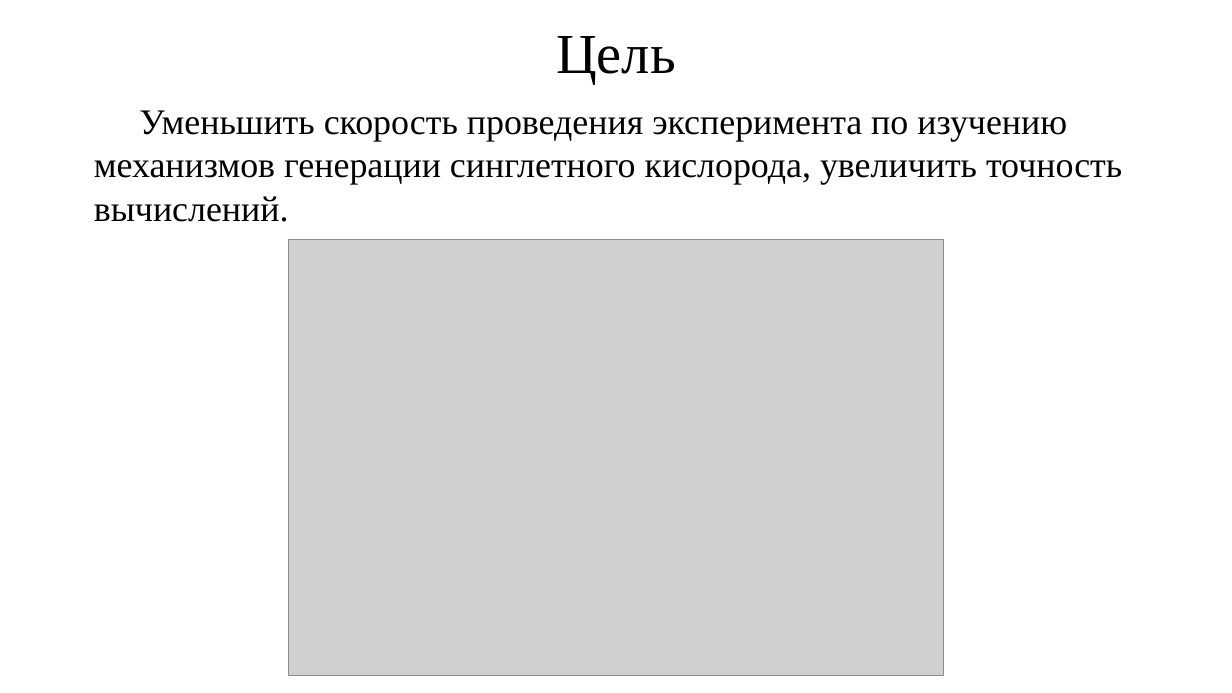
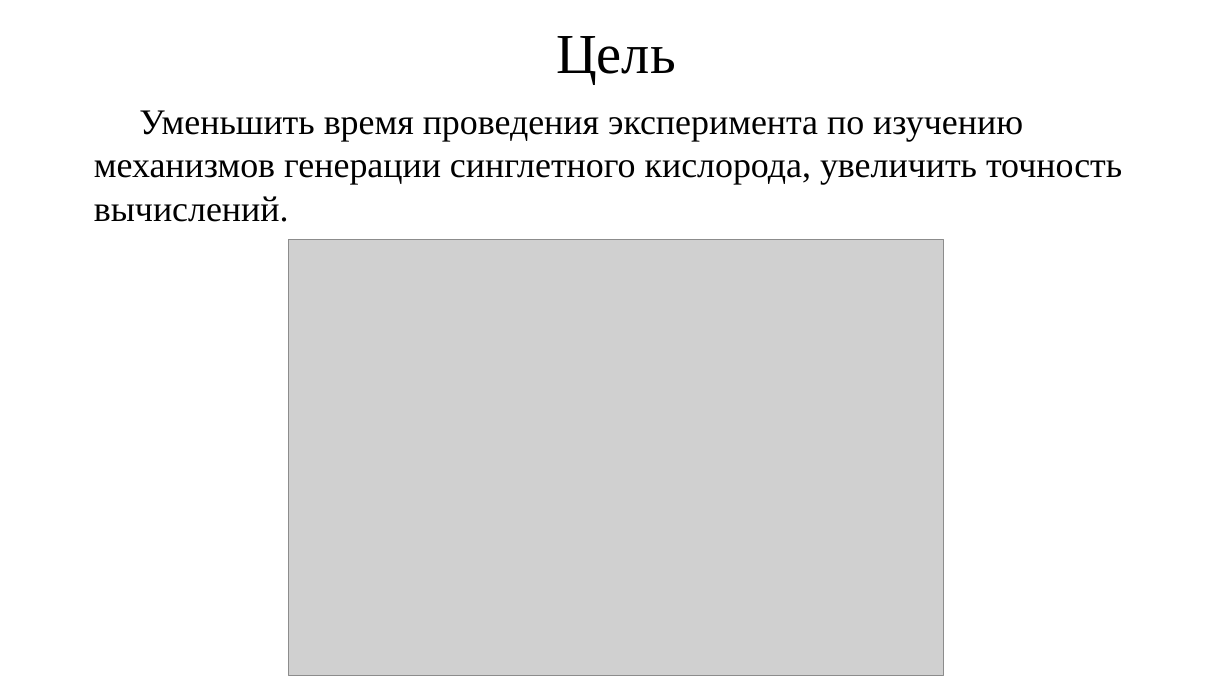
Before and after one commit to KeroDeep/Education, a slide deck: slide 4 of Novosibirsk_State_University/Дипломная работа/Зачет.pptx. Drawn at 1232x693 pixels with LibreOffice and Linux fonts; fonts in the diff are those of the drawing; grey boxes stand for pictures. Boxes give left, top, right and bottom in pixels: in the first picture for what was removed or moved away, otherwise in the second. Text is boxed around its words. In the diff, an @@ line names an element or a change of style, - is before the commit and + after.

```diff
--- a/Novosibirsk_State_University/Дипломная работа/Зачет.pptx
+++ b/Novosibirsk_State_University/Дипломная работа/Зачет.pptx
@@ text at [94,110,1122,222]: text changed @@
-Уменьшить скорость проведения эксперимента по изучению механизмов генерации синглетного кислорода, увеличить точность вычислений.
+Уменьшить время проведения эксперимента по изучению механизмов генерации синглетного кислорода, увеличить точность вычислений.
```
Also in this commit, not shown: 7 other files.
